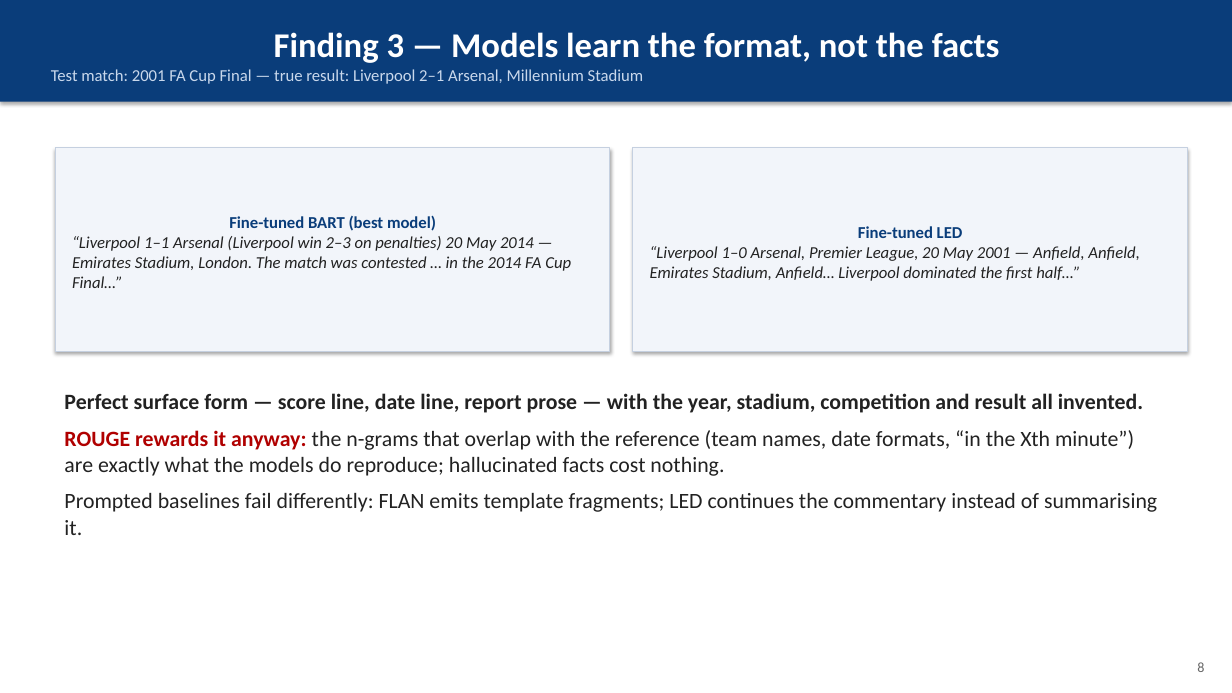
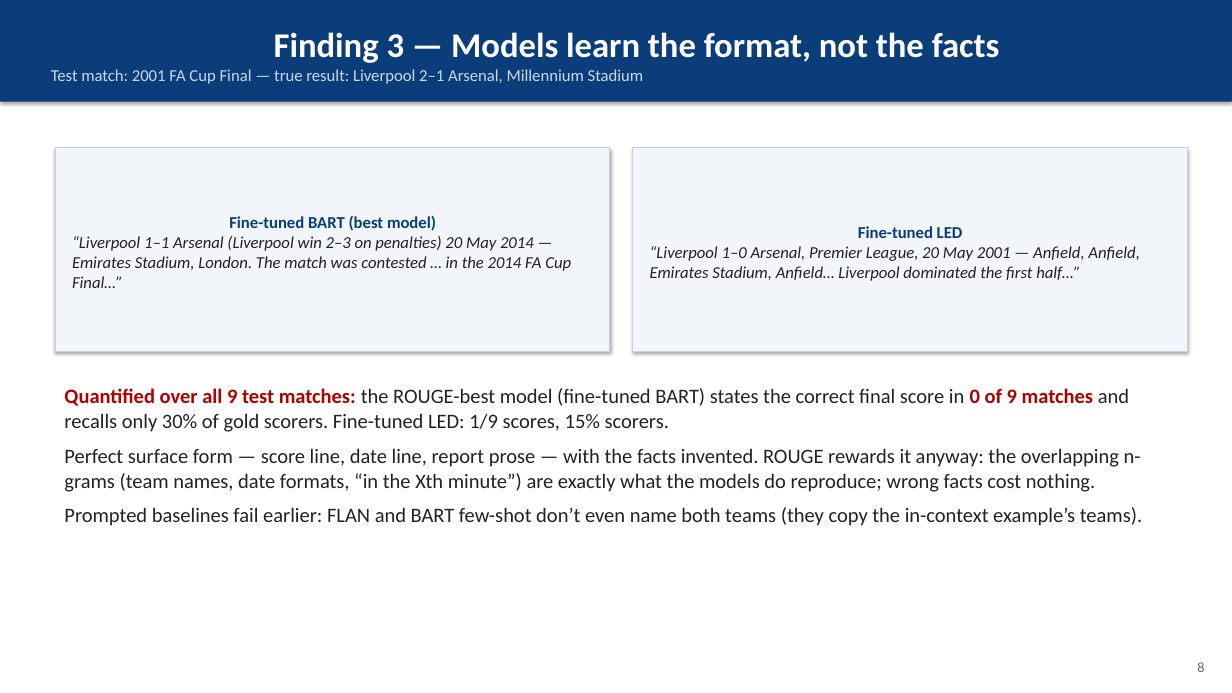
Before and after one commit to christiandalfarra/ANLP_Project, a slide deck: slide 8 of report/slides/ANLP_slides.pptx. Drawn at 1232x693 pixels with LibreOffice and Linux fonts; fonts in the diff are those of the drawing. Boxes give left, top, right and bottom in pixels: in the first picture for what was removed or moved away, otherwise in the second. Text is boxed around its words. In the diff, an @@ line names an element or a change of style, - is before the commit and + after.

```diff
--- a/report/slides/ANLP_slides.pptx
+++ b/report/slides/ANLP_slides.pptx
@@ text at (64,388,1142,526): text changed; size 17 to 16 pt @@
-Perfect surface form — score line, date line, report prose — with the year, stadium, competition and result all invented.
-ROUGE rewards it anyway: the n-grams that overlap with the reference (team names, date formats, “in the Xth minute”) are exactly what the models do reproduce; hallucinated facts cost nothing.
-Prompted baselines fail differently: FLAN emits template fragments; LED continues the commentary instead of summarising it.
+Quantified over all 9 test matches: the ROUGE-best model (fine-tuned BART) states the correct final score in 0 of 9 matches and recalls only 30% of gold scorers. Fine-tuned LED: 1/9 scores, 15% scorers.
+Perfect surface form — score line, date line, report prose — with the facts invented. ROUGE rewards it anyway: the overlapping n-grams (team names, date formats, “in the Xth minute”) are exactly what the models do reproduce; wrong facts cost nothing.
+Prompted baselines fail earlier: FLAN and BART few-shot don’t even name both teams (they copy the in-context example’s teams).
```
Also in this commit, not shown: 2 other slides changed, 9 other files.
